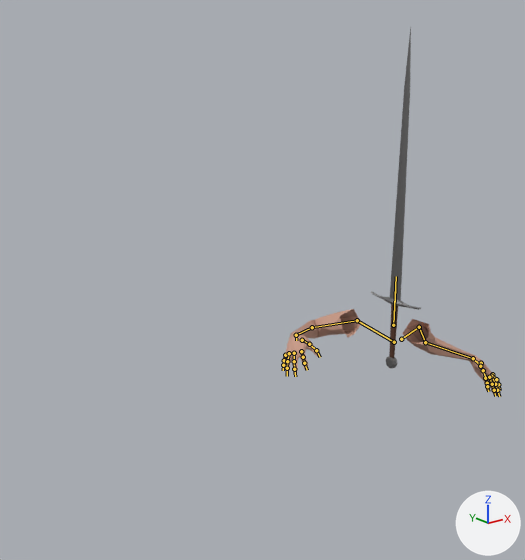
The Blender file Soulslike/res/item/longsword/longsword.blend, before and after one commit.
Before and after are seen from a camera (50 mm lens) standing at (-2.1, -1.79, 1.03) and looking at (-0.33, 0.43, 0.15). The axes (+X, +Y, +Z) are drawn at lower right. The lights are the same throughout. The bones that bend it are drawn over the model as lines.

Objects in the first picture: 'Cube.001', 'Viewmodel'.
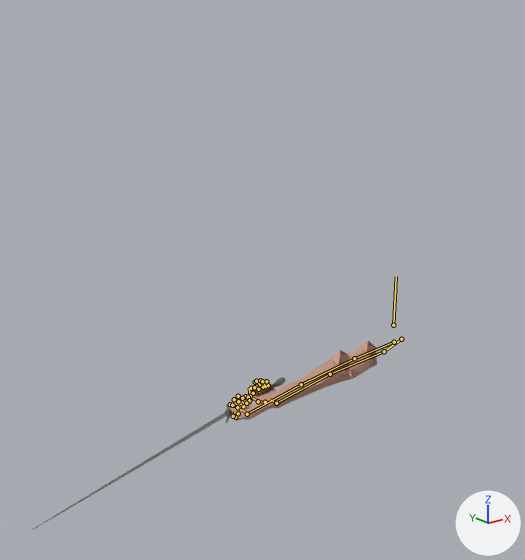
The newer file adds an action. The first version stands in its rest pose; the second is drawn at frame 27 of the action 'attack2'.

Where the change shows, as pixel boxes [x1, y1, x2, y2] in the pictures (525 x 560 px):
'Viewmodel', posed (32% narrower, 8% shorter)
    before: [282, 309, 501, 396]
    after: [229, 341, 377, 421]
'Cube.001', posed (410% wider, 54% shorter)
    before: [371, 28, 421, 368]
    after: [27, 377, 286, 533]
bone 'index_01_l', root to tip
    before: (492, 374) to (496, 379)
    after: (253, 393) to (251, 388)
bone 'middle_01_l', root to tip
    before: (491, 376) to (495, 384)
    after: (258, 389) to (255, 382)
bone 'middle_02_l', root to tip
    before: (495, 384) to (497, 390)
    after: (255, 382) to (256, 381)
bone 'pinky_01_l', root to tip
    before: (485, 378) to (487, 383)
    after: (268, 385) to (266, 381)
bone 'ring_01_l', root to tip
    before: (489, 377) to (492, 384)
    after: (263, 387) to (260, 380)
bone 'ring_02_l', root to tip
    before: (492, 384) to (494, 390)
    after: (260, 380) to (262, 381)
bone 'thumb_01_l', root to tip
    before: (481, 363) to (480, 366)
    after: (265, 402) to (258, 401)
bone 'thumb_02_l', root to tip
    before: (480, 366) to (483, 370)
    after: (258, 401) to (250, 396)
bone 'index_01_r', root to tip
    before: (301, 351) to (303, 357)
    after: (230, 404) to (232, 405)
bone 'middle_01_r', root to tip
    before: (294, 353) to (294, 361)
    after: (234, 399) to (238, 401)
bone 'pinky_01_r', root to tip
    before: (285, 355) to (284, 360)
    after: (245, 396) to (248, 397)
bone 'pinky_02_r', root to tip
    before: (284, 360) to (283, 365)
    after: (248, 397) to (249, 400)
bone 'ring_01_r', root to tip
    before: (289, 353) to (287, 361)
    after: (238, 396) to (242, 398)
bone 'ring_02_r', root to tip
    before: (287, 361) to (287, 368)
    after: (242, 398) to (246, 403)
bone 'ring_03_r', root to tip
    before: (287, 368) to (287, 376)
    after: (246, 403) to (246, 406)
bone 'thumb_01_r', root to tip
    before: (302, 340) to (309, 344)
    after: (238, 413) to (235, 417)
bone 'thumb_02_r', root to tip
    before: (309, 344) to (316, 350)
    after: (235, 417) to (233, 416)

What the commit changed:
Bone 'index_01_l' (bone_index_01_l) moves from (0.0, 0.0, 0.0) to (0.001, 0.003, -0.001).
Bone 'index_01_l' (bone_index_01_l) turns from (0, 0, 0) to (59, 0, 0) degrees about its own x, y and z.
Bone 'middle_01_l' (bone_middle_01_l) moves from (0.0, 0.0, 0.0) to (0.001, 0.002, 0.001).
Bone 'middle_01_l' (bone_middle_01_l) turns from (0, 0, 0) to (41, 0, 0) degrees about its own x, y and z.
Bone 'middle_02_l' (bone_middle_02_l) turns from (0, 0, 0) to (21, 0, 0) degrees about its own x, y and z.
Bone 'pinky_01_l' (bone_pinky_01_l) moves from (0.0, 0.0, 0.0) to (0.0, -0.006, 0.0).
Bone 'pinky_01_l' (bone_pinky_01_l) turns from (0, 0, 0) to (49, 0, 0) degrees about its own x, y and z.
Bone 'ring_01_l' (bone_ring_01_l) moves from (0.0, 0.0, 0.0) to (0.0, 0.0, 0.001).
Bone 'ring_01_l' (bone_ring_01_l) turns from (0, 0, 0) to (44, 0, 0) degrees about its own x, y and z.
Bone 'ring_02_l' (bone_ring_02_l) turns from (0, 0, 0) to (29, 0, 0) degrees about its own x, y and z.
Bone 'thumb_01_l' (bone_thumb_01_l) turns from (0, 0, 0) to (-2, 3, -7) degrees about its own x, y and z.
Bone 'thumb_02_l' (bone_thumb_02_l) turns from (0, 0, 0) to (25, 0, 0) degrees about its own x, y and z.
Bone 'index_01_r' (bone_index_01_r) turns from (0, 0, 0) to (51, 0, 0) degrees about its own x, y and z.
Bone 'middle_01_r' (bone_middle_01_r) moves from (0.0, 0.0, 0.0) to (0.0, -0.003, 0.0).
Bone 'middle_01_r' (bone_middle_01_r) turns from (0, 0, 0) to (56, 0, 0) degrees about its own x, y and z.
Bone 'pinky_01_r' (bone_pinky_01_r) moves from (0.0, 0.0, 0.0) to (0.0, 0.005, 0.014).
Bone 'pinky_01_r' (bone_pinky_01_r) turns from (0, 0, 0) to (41, 0, 0) degrees about its own x, y and z.
Bone 'pinky_02_r' (bone_pinky_02_r) turns from (0, 0, 0) to (22, 0, 0) degrees about its own x, y and z.
Bone 'ring_01_r' (bone_ring_01_r) moves from (0.0, 0.0, 0.0) to (0.002, 0.005, 0.001).
Bone 'ring_01_r' (bone_ring_01_r) turns from (0, 0, 0) to (60, 0, 0) degrees about its own x, y and z.
Bone 'ring_02_r' (bone_ring_02_r) turns from (0, 0, 0) to (-12, 0, 0) degrees about its own x, y and z.
Bone 'ring_03_r' (bone_ring_03_r) turns from (0, 0, 0) to (18, 0, 0) degrees about its own x, y and z.
Bone 'thumb_01_r' (bone_thumb_01_r) turns from (0, 0, 0) to (1, -11, 7) degrees about its own x, y and z.
Bone 'thumb_02_r' (bone_thumb_02_r) turns from (0, 0, 0) to (26, 0, 0) degrees about its own x, y and z.
Bone 'weapon_r' (bone_weapon_r) moves from (0.0, 0.0, 0.0) to (-0.385, -0.388, -0.451).
Bone 'weapon_r' (bone_weapon_r) turns from (0, 0, 0) to (-151, -26, -70) degrees about its own x, y and z.
Bone 'hand_ik_l' (bone_hand_ik_l) moves from (0.0, 0.0, 0.0) to (-0.099, -0.129, 0.533).
Bone 'hand_ik_l' (bone_hand_ik_l) turns from (0, 0, 0) to (59, -29, 22) degrees about its own x, y and z.
Bone 'hand_ik_r' (bone_hand_ik_r) moves from (0.0, 0.0, 0.0) to (0.167, -0.139, 0.309).
Bone 'hand_ik_r' (bone_hand_ik_r) turns from (0, 0, 0) to (-11, 50, -41) degrees about its own x, y and z.
